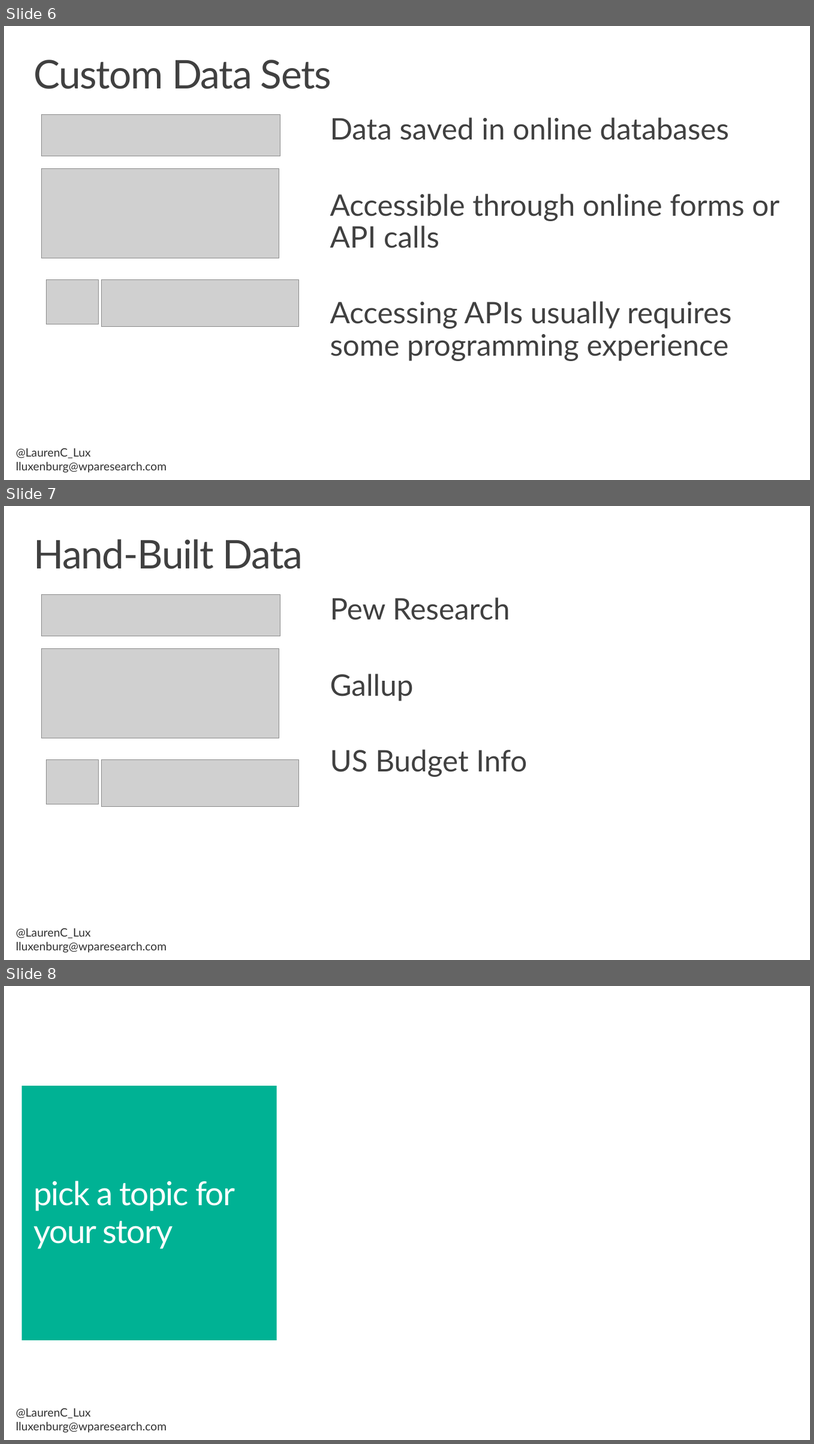
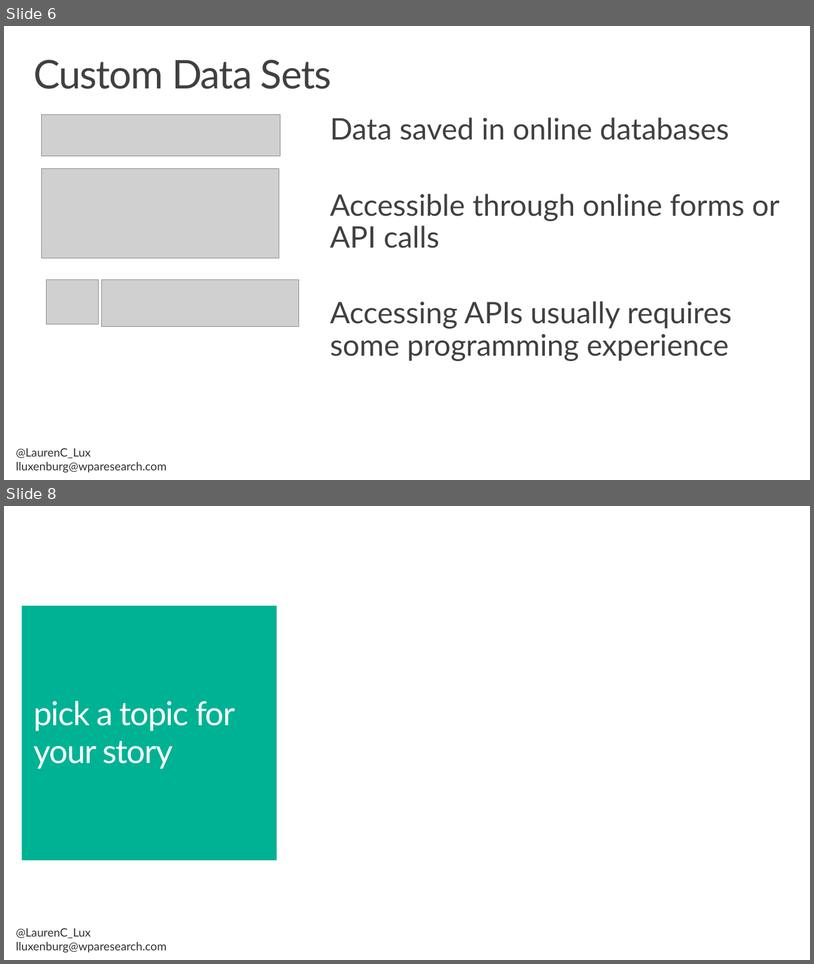
Before and after one commit to matthiasxc/DataVisClass, a slide deck: Session 2.pptx. Shown one above the other, each under a label of ours: slides 6, 7 and 8 before the commit, slides 6 and 8 after it; the slides between them are not shown. The pictures are 814x1444 and 814x964 pixels, drawn with LibreOffice and Linux fonts; fonts in the diff are those of the drawing; grey boxes stand for pictures; background and template pictures are left out. Boxes give left, top, right and bottom in pixels: in the first picture for what was removed or moved away, otherwise in the second. Text is boxed around its words. In the diff, an @@ line names an element or a change of style, - is before the commit and + after.

```diff
--- a/Session 2.pptx
+++ b/Session 2.pptx
@@ slide 7 removed at box(4, 506, 810, 960), background #FFFFFF; not listed: 1 template element that a slide beside it also shows @@
@@ title removed at box(33, 539, 303, 569) @@
-Hand-Built Data
@@ picture removed at box(41, 594, 281, 636) @@
@@ text removed at box(330, 597, 527, 777) @@
-Pew Research
-Gallup
-US Budget Info
@@ picture removed at box(41, 649, 279, 738) @@
@@ picture removed at box(46, 759, 98, 804) @@
@@ picture removed at box(102, 759, 299, 806) @@
```
Also in this commit, not shown: 3 slides added.
